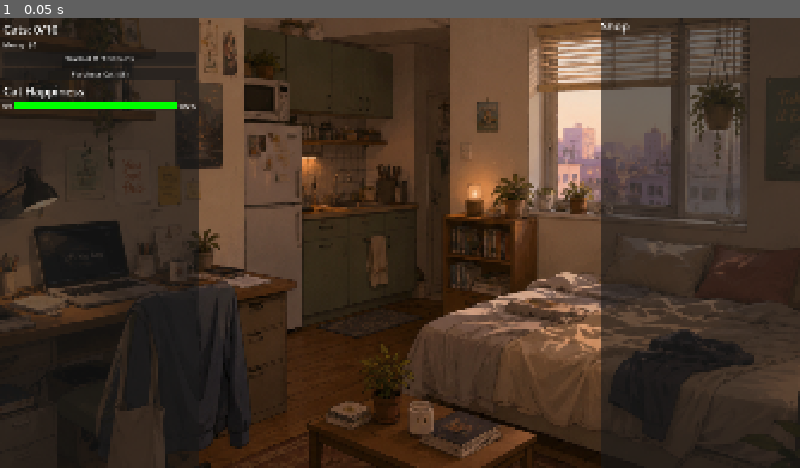
Above: before the commit, frame 1.
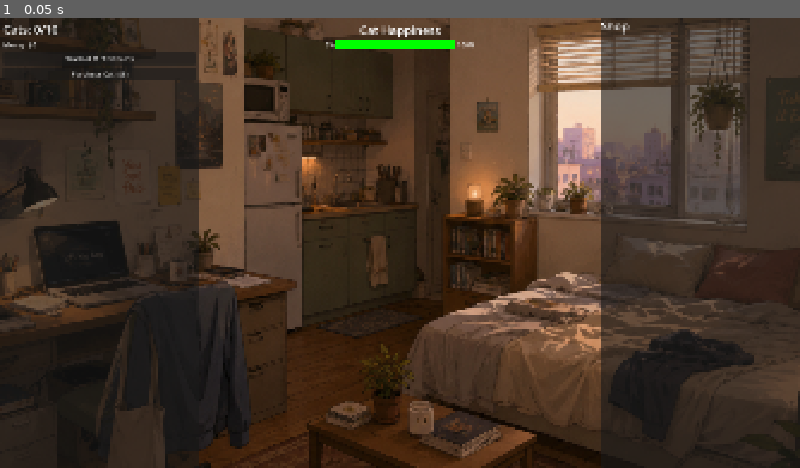
Above: after the commit, the same moment.

Repository: jaggasaurus-rex/cat-idler
Game: Godot game, scene res://scenes/Main.tscn
Same seed, same stepped clock (60 frames per second), same inputs: the game is played once before the commit and once after it.
Inputs:
- Up to frame 1 (0.05 s): no input

The runs differ from the first frame. In frame 1, 0.9% of the frame differs, in the area x 0-60%, y 1-21%.

Commit message:
Move HappinessBarContainer back to top-center of screen
Removes it from LeftPanel VBox and places it as a direct child of Main
with anchor_left/right=0.5 so it floats centered at the top regardless
of window width, matching its original position.

Co-Authored-By: Claude Sonnet 4.6 <noreply@anthropic.com>

Diff:
--- a/scenes/Main.tscn
+++ b/scenes/Main.tscn
@@ -90,190 +90,197 @@
 layout_mode = 2
 text = "OnlyPaws: $0/sec"
 
-[node name="HappinessBarContainer" type="VBoxContainer" parent="PanelLayout/LeftPanel/MarginContainer/LeftVBox" unique_id=400000050]
+[node name="BotTokenRow" type="HBoxContainer" parent="PanelLayout/LeftPanel/MarginContainer/LeftVBox" unique_id=400000500]
+unique_name_in_owner = true
+layout_mode = 2
+theme_override_constants/separation = 8
+
+[node name="BotsRateLabel" type="Label" parent="PanelLayout/LeftPanel/MarginContainer/LeftVBox/BotTokenRow" unique_id=982341620]
+unique_name_in_owner = true
+visible = false
+layout_mode = 2
+text = "Bots: 0 | Rate: $0.00/sec"
+
+[node name="TokensLabel" type="Label" parent="PanelLayout/LeftPanel/MarginContainer/LeftVBox/BotTokenRow" unique_id=400000010]
+unique_name_in_owner = true
+visible = false
+layout_mode = 2
+text = "Tokens: 0"
+
+[node name="MegaBotsRateLabel" type="Label" parent="PanelLayout/LeftPanel/MarginContainer/LeftVBox/BotTokenRow" unique_id=982341621]
+unique_name_in_owner = true
+visible = false
+layout_mode = 2
+text = "Mega-Bots: 0"
+
+[node name="ManagerBotButton" type="Button" parent="PanelLayout/LeftPanel/MarginContainer/LeftVBox" unique_id=641728503]
+unique_name_in_owner = true
+visible = false
+layout_mode = 2
+text = "OnlyPaws Manager-Bot ($50.00)"
+
+[node name="MegaManagerBotButton" type="Button" parent="PanelLayout/LeftPanel/MarginContainer/LeftVBox" unique_id=641728504]
+unique_name_in_owner = true
+visible = false
+layout_mode = 2
+text = "Mega-Bot ($100.00)"
+
+[node name="BuyTokensButton" type="Button" parent="PanelLayout/LeftPanel/MarginContainer/LeftVBox" unique_id=400000016]
+unique_name_in_owner = true
+visible = false
+layout_mode = 2
+text = "Buy Tokens ($20)"
+
+[node name="CenterPanel" type="Control" parent="PanelLayout" unique_id=500000005]
+unique_name_in_owner = true
+layout_mode = 2
+size_flags_horizontal = 3
+size_flags_stretch_ratio = 2.0
+mouse_filter = 2
+
+[node name="CatContainer" type="Node2D" parent="PanelLayout/CenterPanel" unique_id=324393987]
+unique_name_in_owner = true
+
+[node name="RightPanel" type="PanelContainer" parent="PanelLayout" unique_id=500000006]
+layout_mode = 2
+size_flags_horizontal = 3
+size_flags_stretch_ratio = 1.0
+
+[node name="RightScroll" type="ScrollContainer" parent="PanelLayout/RightPanel" unique_id=500000007]
+layout_mode = 2
+size_flags_vertical = 3
+
+[node name="RightVBox" type="VBoxContainer" parent="PanelLayout/RightPanel/RightScroll" unique_id=500000008]
+layout_mode = 2
+size_flags_horizontal = 3
+theme_override_constants/separation = 8
+
+[node name="ShopPanel" type="VBoxContainer" parent="PanelLayout/RightPanel/RightScroll/RightVBox" unique_id=210934857]
+unique_name_in_owner = true
+layout_mode = 2
+theme_override_constants/separation = 8
+
+[node name="ShopLabel" type="Label" parent="PanelLayout/RightPanel/RightScroll/RightVBox/ShopPanel" unique_id=304719283]
+unique_name_in_owner = true
+layout_mode = 2
+text = "Shop"
+
+[node name="ShopList" type="VBoxContainer" parent="PanelLayout/RightPanel/RightScroll/RightVBox/ShopPanel" unique_id=400000401]
+unique_name_in_owner = true
+layout_mode = 2
+size_flags_horizontal = 3
+theme_override_constants/separation = 8
+
+[node name="HousingButton" type="Button" parent="PanelLayout/RightPanel/RightScroll/RightVBox/ShopPanel/ShopList" unique_id=400000402]
+unique_name_in_owner = true
+visible = false
+layout_mode = 2
+text = "Cozy Apartment
+$0"
+
+[node name="AutoFeederButton" type="Button" parent="PanelLayout/RightPanel/RightScroll/RightVBox/ShopPanel/ShopList" unique_id=400000403]
+unique_name_in_owner = true
+visible = false
+layout_mode = 2
+text = "Auto-Feeder
+$20,000"
+
+[node name="BotManagerShopButton" type="Button" parent="PanelLayout/RightPanel/RightScroll/RightVBox/ShopPanel/ShopList" unique_id=400000404]
+unique_name_in_owner = true
+visible = false
+layout_mode = 2
+text = "Manager-Bot Manager
+$40,000"
+
+[node name="CenterColumn" type="VBoxContainer" parent="PanelLayout/RightPanel/RightScroll/RightVBox" unique_id=400000600]
+unique_name_in_owner = true
+visible = false
+layout_mode = 2
+theme_override_constants/separation = 8
+
+[node name="ResearchTitle" type="Label" parent="PanelLayout/RightPanel/RightScroll/RightVBox/CenterColumn" unique_id=400000601]
+layout_mode = 2
+text = "Research"
+
+[node name="ResearchActiveLabel" type="Label" parent="PanelLayout/RightPanel/RightScroll/RightVBox/CenterColumn" unique_id=400000602]
+unique_name_in_owner = true
+layout_mode = 2
+text = "No Active Research"
+
+[node name="ResearchProgressBar" type="ProgressBar" parent="PanelLayout/RightPanel/RightScroll/RightVBox/CenterColumn" unique_id=400000603]
+unique_name_in_owner = true
+layout_mode = 2
+size_flags_horizontal = 3
+max_value = 1.0
+show_percentage = false
+
+[node name="ResearchSlider" type="HSlider" parent="PanelLayout/RightPanel/RightScroll/RightVBox/CenterColumn" unique_id=400000604]
+unique_name_in_owner = true
+layout_mode = 2
+size_flags_horizontal = 3
+max_value = 1.0
+step = 0.01
+
+[node name="SliderLabels" type="HBoxContainer" parent="PanelLayout/RightPanel/RightScroll/RightVBox/CenterColumn" unique_id=400000605]
+layout_mode = 2
+
+[node name="OnlyPawsHint" type="Label" parent="PanelLayout/RightPanel/RightScroll/RightVBox/CenterColumn/SliderLabels" unique_id=400000606]
+layout_mode = 2
+size_flags_horizontal = 3
+text = "OnlyPaws"
+
+[node name="ResearchHint" type="Label" parent="PanelLayout/RightPanel/RightScroll/RightVBox/CenterColumn/SliderLabels" unique_id=400000607]
+layout_mode = 2
+size_flags_horizontal = 3
+text = "Research"
+horizontal_alignment = 2
+
+[node name="ResearchCatsLabel" type="Label" parent="PanelLayout/RightPanel/RightScroll/RightVBox/CenterColumn" unique_id=400000608]
+unique_name_in_owner = true
+layout_mode = 2
+text = "Cats researching: 0"
+
+[node name="ResearchItemList" type="VBoxContainer" parent="PanelLayout/RightPanel/RightScroll/RightVBox/CenterColumn" unique_id=400000609]
 unique_name_in_owner = true
 layout_mode = 2
 theme_override_constants/separation = 4
 
-[node name="HappinessTitleLabel" type="Label" parent="PanelLayout/LeftPanel/MarginContainer/LeftVBox/HappinessBarContainer" unique_id=400000051]
+[node name="HappinessBarContainer" type="VBoxContainer" parent="." unique_id=400000050]
+unique_name_in_owner = true
+layout_mode = 0
+anchor_left = 0.5
+anchor_right = 0.5
+offset_left = -180.0
+offset_top = 10.0
+offset_right = 180.0
+offset_bottom = 90.0
+theme_override_constants/separation = 4
+
+[node name="HappinessTitleLabel" type="Label" parent="HappinessBarContainer" unique_id=400000051]
 unique_name_in_owner = true
 layout_mode = 2
 text = "Cat Happiness"
-
-[node name="HappinessRow" type="HBoxContainer" parent="PanelLayout/LeftPanel/MarginContainer/LeftVBox/HappinessBarContainer" unique_id=400000052]
+horizontal_alignment = 1
+
+[node name="HappinessRow" type="HBoxContainer" parent="HappinessBarContainer" unique_id=400000052]
 layout_mode = 2
 theme_override_constants/separation = 4
 
-[node name="HappinessMinLabel" type="Label" parent="PanelLayout/LeftPanel/MarginContainer/LeftVBox/HappinessBarContainer/HappinessRow" unique_id=400000053]
+[node name="HappinessMinLabel" type="Label" parent="HappinessBarContainer/HappinessRow" unique_id=400000053]
 layout_mode = 2
 text = "0%"
 
-[node name="HappinessBar" type="ProgressBar" parent="PanelLayout/LeftPanel/MarginContainer/LeftVBox/HappinessBarContainer/HappinessRow" unique_id=400000054]
-unique_name_in_owner = true
-custom_minimum_size = Vector2(100, 22)
+[node name="HappinessBar" type="ProgressBar" parent="HappinessBarContainer/HappinessRow" unique_id=400000054]
+unique_name_in_owner = true
+custom_minimum_size = Vector2(280, 22)
 layout_mode = 2
 size_flags_horizontal = 3
 value = 100.0
 show_percentage = false
 
-[node name="HappinessMaxLabel" type="Label" parent="PanelLayout/LeftPanel/MarginContainer/LeftVBox/HappinessBarContainer/HappinessRow" unique_id=400000055]
+[node name="HappinessMaxLabel" type="Label" parent="HappinessBarContainer/HappinessRow" unique_id=400000055]
 layout_mode = 2
 text = "100%"
-
-[node name="BotTokenRow" type="HBoxContainer" parent="PanelLayout/LeftPanel/MarginContainer/LeftVBox" unique_id=400000500]
-unique_name_in_owner = true
-layout_mode = 2
-theme_override_constants/separation = 8
-
-[node name="BotsRateLabel" type="Label" parent="PanelLayout/LeftPanel/MarginContainer/LeftVBox/BotTokenRow" unique_id=982341620]
-unique_name_in_owner = true
-visible = false
-layout_mode = 2
-text = "Bots: 0 | Rate: $0.00/sec"
-
-[node name="TokensLabel" type="Label" parent="PanelLayout/LeftPanel/MarginContainer/LeftVBox/BotTokenRow" unique_id=400000010]
-unique_name_in_owner = true
-visible = false
-layout_mode = 2
-text = "Tokens: 0"
-
-[node name="MegaBotsRateLabel" type="Label" parent="PanelLayout/LeftPanel/MarginContainer/LeftVBox/BotTokenRow" unique_id=982341621]
-unique_name_in_owner = true
-visible = false
-layout_mode = 2
-text = "Mega-Bots: 0"
-
-[node name="ManagerBotButton" type="Button" parent="PanelLayout/LeftPanel/MarginContainer/LeftVBox" unique_id=641728503]
-unique_name_in_owner = true
-visible = false
-layout_mode = 2
-text = "OnlyPaws Manager-Bot ($50.00)"
-
-[node name="MegaManagerBotButton" type="Button" parent="PanelLayout/LeftPanel/MarginContainer/LeftVBox" unique_id=641728504]
-unique_name_in_owner = true
-visible = false
-layout_mode = 2
-text = "Mega-Bot ($100.00)"
-
-[node name="BuyTokensButton" type="Button" parent="PanelLayout/LeftPanel/MarginContainer/LeftVBox" unique_id=400000016]
-unique_name_in_owner = true
-visible = false
-layout_mode = 2
-text = "Buy Tokens ($20)"
-
-[node name="CenterPanel" type="Control" parent="PanelLayout" unique_id=500000005]
-unique_name_in_owner = true
-layout_mode = 2
-size_flags_horizontal = 3
-size_flags_stretch_ratio = 2.0
-mouse_filter = 2
-
-[node name="CatContainer" type="Node2D" parent="PanelLayout/CenterPanel" unique_id=324393987]
-unique_name_in_owner = true
-
-[node name="RightPanel" type="PanelContainer" parent="PanelLayout" unique_id=500000006]
-layout_mode = 2
-size_flags_horizontal = 3
-size_flags_stretch_ratio = 1.0
-
-[node name="RightScroll" type="ScrollContainer" parent="PanelLayout/RightPanel" unique_id=500000007]
-layout_mode = 2
-size_flags_vertical = 3
-
-[node name="RightVBox" type="VBoxContainer" parent="PanelLayout/RightPanel/RightScroll" unique_id=500000008]
-layout_mode = 2
-size_flags_horizontal = 3
-theme_override_constants/separation = 8
-
-[node name="ShopPanel" type="VBoxContainer" parent="PanelLayout/RightPanel/RightScroll/RightVBox" unique_id=210934857]
-unique_name_in_owner = true
-layout_mode = 2
-theme_override_constants/separation = 8
-
-[node name="ShopLabel" type="Label" parent="PanelLayout/RightPanel/RightScroll/RightVBox/ShopPanel" unique_id=304719283]
-unique_name_in_owner = true
-layout_mode = 2
-text = "Shop"
-
-[node name="ShopList" type="VBoxContainer" parent="PanelLayout/RightPanel/RightScroll/RightVBox/ShopPanel" unique_id=400000401]
-unique_name_in_owner = true
-layout_mode = 2
-size_flags_horizontal = 3
-theme_override_constants/separation = 8
-
-[node name="HousingButton" type="Button" parent="PanelLayout/RightPanel/RightScroll/RightVBox/ShopPanel/ShopList" unique_id=400000402]
-unique_name_in_owner = true
-visible = false
-layout_mode = 2
-text = "Cozy Apartment
-$0"
-
-[node name="AutoFeederButton" type="Button" parent="PanelLayout/RightPanel/RightScroll/RightVBox/ShopPanel/ShopList" unique_id=400000403]
-unique_name_in_owner = true
-visible = false
-layout_mode = 2
-text = "Auto-Feeder
-$20,000"
-
-[node name="BotManagerShopButton" type="Button" parent="PanelLayout/RightPanel/RightScroll/RightVBox/ShopPanel/ShopList" unique_id=400000404]
-unique_name_in_owner = true
-visible = false
-layout_mode = 2
-text = "Manager-Bot Manager
-$40,000"
-
-[node name="CenterColumn" type="VBoxContainer" parent="PanelLayout/RightPanel/RightScroll/RightVBox" unique_id=400000600]
-unique_name_in_owner = true
-visible = false
-layout_mode = 2
-theme_override_constants/separation = 8
-
-[node name="ResearchTitle" type="Label" parent="PanelLayout/RightPanel/RightScroll/RightVBox/CenterColumn" unique_id=400000601]
-layout_mode = 2
-text = "Research"
-
-[node name="ResearchActiveLabel" type="Label" parent="PanelLayout/RightPanel/RightScroll/RightVBox/CenterColumn" unique_id=400000602]
-unique_name_in_owner = true
-layout_mode = 2
-text = "No Active Research"
-
-[node name="ResearchProgressBar" type="ProgressBar" parent="PanelLayout/RightPanel/RightScroll/RightVBox/CenterColumn" unique_id=400000603]
-unique_name_in_owner = true
-layout_mode = 2
-size_flags_horizontal = 3
-max_value = 1.0
-show_percentage = false
-
-[node name="ResearchSlider" type="HSlider" parent="PanelLayout/RightPanel/RightScroll/RightVBox/CenterColumn" unique_id=400000604]
-unique_name_in_owner = true
-layout_mode = 2
-size_flags_horizontal = 3
-max_value = 1.0
-step = 0.01
-
-[node name="SliderLabels" type="HBoxContainer" parent="PanelLayout/RightPanel/RightScroll/RightVBox/CenterColumn" unique_id=400000605]
-layout_mode = 2
-
-[node name="OnlyPawsHint" type="Label" parent="PanelLayout/RightPanel/RightScroll/RightVBox/CenterColumn/SliderLabels" unique_id=400000606]
-layout_mode = 2
-size_flags_horizontal = 3
-text = "OnlyPaws"
-
-[node name="ResearchHint" type="Label" parent="PanelLayout/RightPanel/RightScroll/RightVBox/CenterColumn/SliderLabels" unique_id=400000607]
-layout_mode = 2
-size_flags_horizontal = 3
-text = "Research"
-horizontal_alignment = 2
-
-[node name="ResearchCatsLabel" type="Label" parent="PanelLayout/RightPanel/RightScroll/RightVBox/CenterColumn" unique_id=400000608]
-unique_name_in_owner = true
-layout_mode = 2
-text = "Cats researching: 0"
-
-[node name="ResearchItemList" type="VBoxContainer" parent="PanelLayout/RightPanel/RightScroll/RightVBox/CenterColumn" unique_id=400000609]
-unique_name_in_owner = true
-layout_mode = 2
-theme_override_constants/separation = 4
 
 [node name="OnlyPawsPopup" type="ColorRect" parent="." unique_id=400000040]
 process_mode = 2
